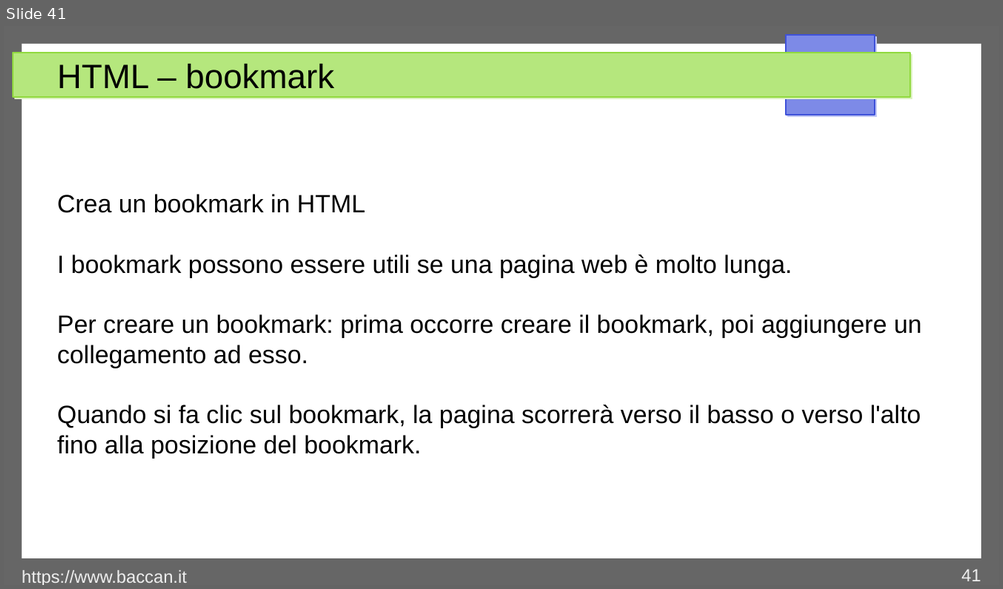
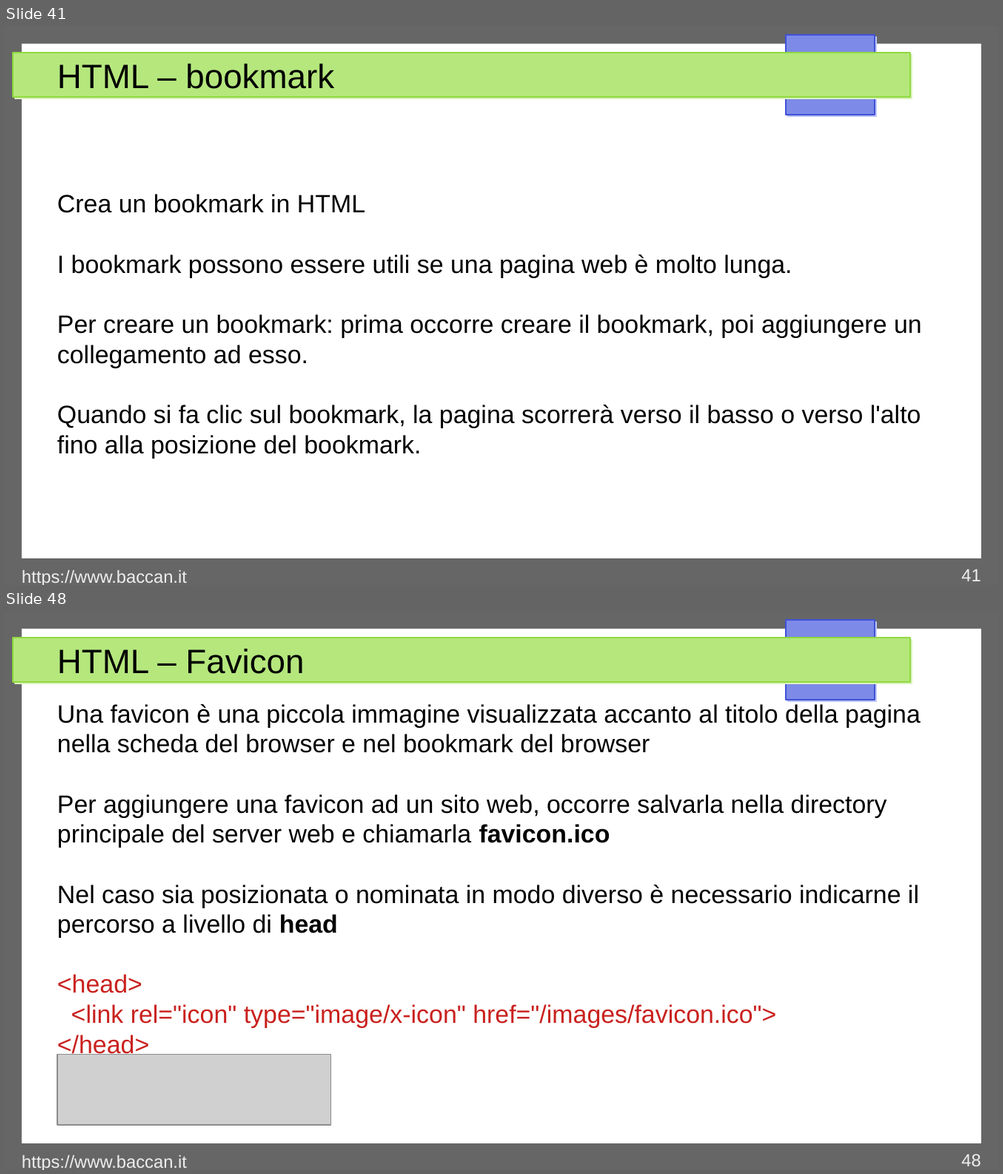
Before and after one commit to matteobaccan/CorsoHTML, a slide deck: Chapter_html.odp. Shown one above the other, each under a label of ours: slide 41 before the commit, slides 41 and 48 after it; the slides between them are not shown. The pictures are 1003x589 and 1003x1174 pixels, drawn with LibreOffice and Linux fonts; fonts in the diff are those of the drawing; grey boxes stand for pictures. Boxes give left, top, right and bottom in pixels: in the first picture for what was removed or moved away, otherwise in the second. Text is boxed around its words. In the diff, an @@ line names an element or a change of style, - is before the commit and + after.

```diff
--- a/Chapter_html.odp
+++ b/Chapter_html.odp
@@ slide 48 added at (4, 611, 999, 1170), background #FFFFFF; not listed: 4 template elements that a slide beside it also shows @@
@@ title added at (57, 649, 304, 674), 27 pt, text #000000 @@
+HTML – Favicon
@@ text added at (57, 704, 920, 1059), 20 pt, text #000000 @@
+Una favicon è una piccola immagine visualizzata accanto al titolo della pagina nella scheda del browser e nel bookmark del browser
+Per aggiungere una favicon ad un sito web, occorre salvarla nella directory principale del server web e chiamarla favicon.ico
+Nel caso sia posizionata o nominata in modo diverso è necessario indicarne il percorso a livello di head
+<head>
+<link rel="icon" type="image/x-icon" href="/images/favicon.ico">
+</head>
@@ picture added at (57, 1055, 330, 1125) @@
@@ text added at (22, 1156, 187, 1170), 14 pt, text #EEEEEE @@
+https://www.baccan.it
@@ page number added at (961, 1154, 980, 1167), 14 pt, text #EEEEEE @@
+48
```
Also in this commit, not shown: 5 slides changed, 10 other slides added, 11 other files.
